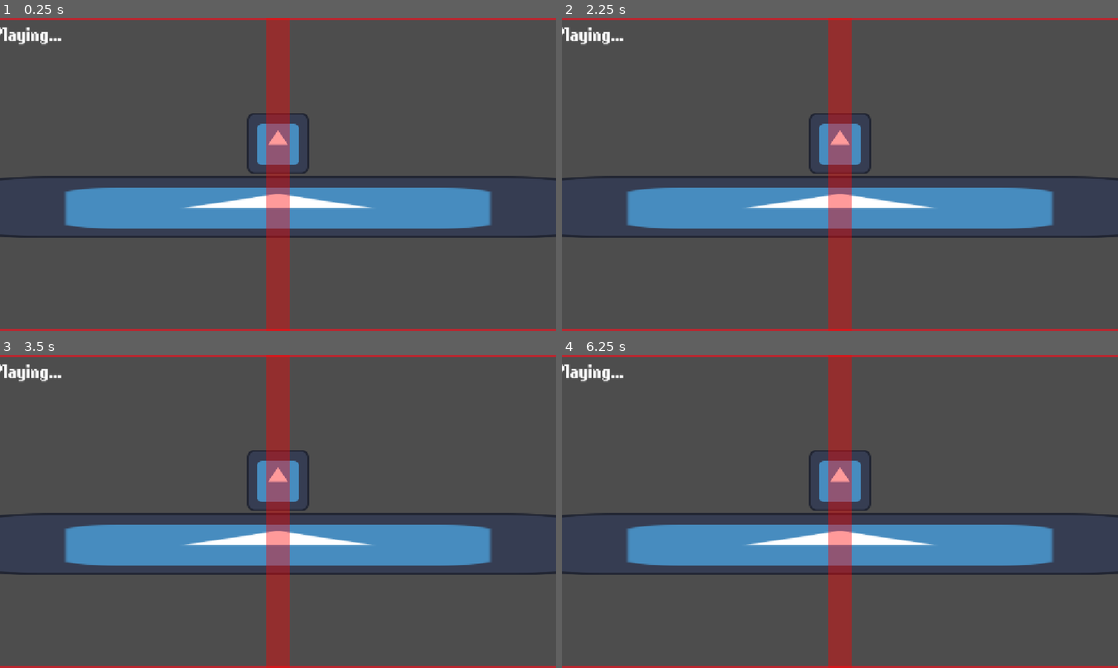
Above: before the commit, frames 1-4 (two rows, left to right).
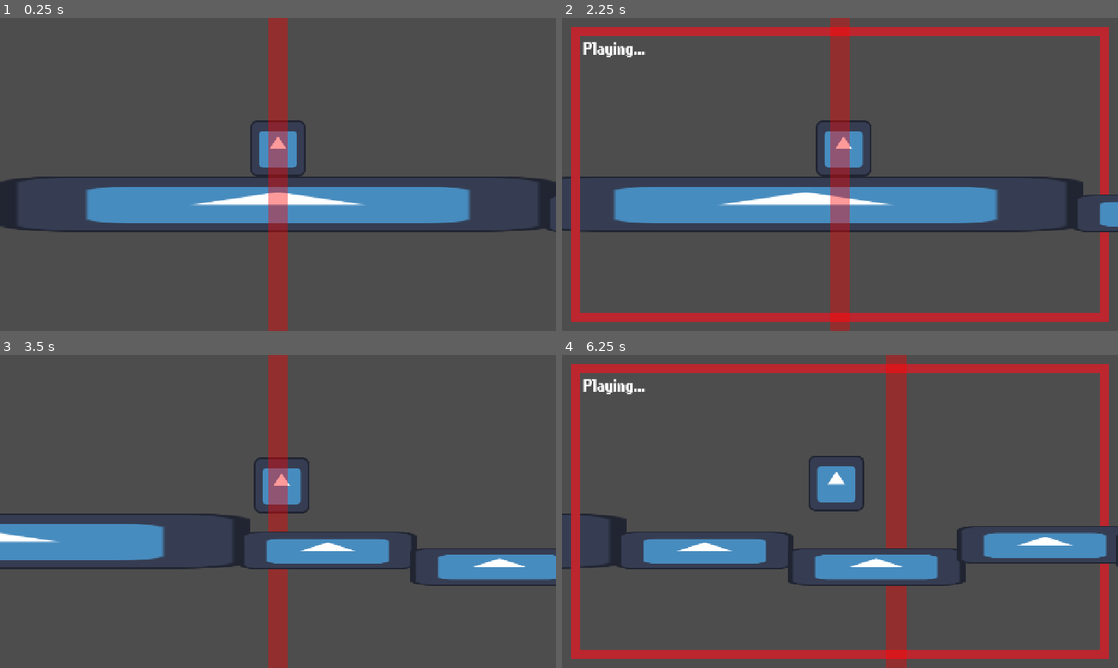
Above: after the commit, the same moments.

Repository: lucassillitoe/Steel_Jam_4_repo
Game: Godot game, scene res://Scenes/world.tscn
Two runs of this game, one before a commit and one after it. Both use one fixed random seed, a clock stepped at 60 frames per second and the inputs below. This scene is started directly instead of the project's main scene. The engine's default icon, where the game draws it, is replaced by a stand-in: a white triangle on a blue panel in a dark square.
Inputs (mouse positions are in pixels of both pictures, inside the frame that each line leads up to):
- Up to frame 1 (0.25 s): no input
- Up to frame 2 (2.25 s): tap Enter (Playback) at 0.5, 2 s; move the mouse to (962, 158) at 0.52 s; hold D (Right) 0.53-2.03 s; click (962, 158) at 0.67 s; tap Space (Jump) at 0.77, 1.25, 1.52 s; move the mouse to (728, 190) at 1.27 s; move the mouse to (895, 105) at 2.02 s; hold A (Left) from 2.03 s (still down)
- Up to frame 3 (3.5 s): move the mouse to (250, 574) at 2.77 s; release A (Left) at 2.78 s; hold D (Right) from 2.78 s (still down); click (250, 574) at 2.92 s; tap Space (Jump) at 3.02 s
- Up to frame 4 (6.25 s): move the mouse to (1006, 558) at 3.52 s; tap Space (Jump) at 3.77, 4.25, 4.52, 6.02 s; move the mouse to (673, 464) at 4.27 s; release D (Right) at 4.28 s; hold A (Left) 4.28-5.03 s; tap Enter (Playback) at 5 s; move the mouse to (867, 511) at 5.02 s; hold D (Right) 5.03-5.78 s; click (867, 511) at 5.17 s; move the mouse to (756, 433) at 5.77 s; hold A (Left) from 5.78 s (still down)

The runs differ from the first frame. In frame 1, 8.4% of the frame differs, in the area x 0-100%, y 0-100%; in frame 2, 17%; in frame 3, 14%; in frame 4, 27%.
Error before the commit: Parse Error: Identifier "GLOBAL_VARIABLES" not declared in the current scope. (res://Scripts/PlayerMovement.gd:58)

Commit message:
Fixed global variables?

Diff:
--- a/steel-jam-4/Scenes/Player.tscn
+++ b/steel-jam-4/Scenes/Player.tscn
@@ -1,8 +1,8 @@
 [gd_scene format=3 uid="uid://8n0qk2i80rta"]
 
 [ext_resource type="Script" path="res://Scripts/PlayerMovement.gd" id="1_kpjcp"]
-[ext_resource type="Script" path="res://Scripts/PlayerInputBasic.gd" id="1_nn08x"]
 [ext_resource type="Texture2D" uid="uid://bstjl6eg77tw5" path="res://Assets/Icons/icon.svg" id="2_kne1u"]
+[ext_resource type="Script" uid="uid://d0dc3jpk27em8" path="res://Scripts/ArrayInputGathering.gd" id="4_5ixxa"]
 
 [sub_resource type="SpriteFrames" id="SpriteFrames_e80uo"]
 animations = [{
@@ -32,5 +32,5 @@
 shape = SubResource("RectangleShape2D_cxr5p")
 
 [node name="Player input" type="Node" parent="." unique_id=965260646 node_paths=PackedStringArray("player")]
-script = ExtResource("1_nn08x")
+script = ExtResource("4_5ixxa")
 player = NodePath("..")
--- a/steel-jam-4/Scenes/ui.tscn
+++ b/steel-jam-4/Scenes/ui.tscn
@@ -1,16 +1,15 @@
 [gd_scene format=3 uid="uid://g10mf0eu444k"]
 
-[ext_resource type="FontFile" uid="uid://xpb1vxdohq0g" path="res://Assets/light_pixel-7.ttf" id="1_m6e0p"]
 [ext_resource type="Script" uid="uid://deo1xdctljyq6" path="res://Scripts/ui.gd" id="1_waa4j"]
 [ext_resource type="Texture2D" uid="uid://d0vwtd0a7qg0f" path="res://Assets/Button Light.png" id="2_27fn8"]
-[ext_resource type="FontFile" uid="uid://cc2vnrbx4l7qs" path="res://Assets/PixelPurl.ttf" id="3_27fn8"]
+[ext_resource type="FontFile" uid="uid://bc48fedfock2y" path="res://Assets/PixelPurl.ttf" id="3_27fn8"]
 [ext_resource type="Texture2D" uid="uid://dych78034ov0q" path="res://Assets/Menu.png" id="4_nltto"]
 [ext_resource type="Texture2D" uid="uid://d0saqfhbbb3m8" path="res://Assets/Button.png" id="5_y4yjw"]
 [ext_resource type="Texture2D" uid="uid://rnjm1n0vk6jd" path="res://Assets/Ball Slider.png" id="6_waa4j"]
 [ext_resource type="Texture2D" uid="uid://xa3sgc4f5snf" path="res://Assets/SliderBody.png" id="7_ok7cu"]
 
 [sub_resource type="LabelSettings" id="LabelSettings_tmtgh"]
-font = ExtResource("1_m6e0p")
+font = ExtResource("3_27fn8")
 font_size = 118
 outline_size = 45
 outline_color = Color(0, 0, 0, 1)
--- a/steel-jam-4/project.godot
+++ b/steel-jam-4/project.godot
@@ -17,12 +17,19 @@
 
 [autoload]
 
+GLOBAL_VARIABLES="*uid://78erqngcpffu"
 SettingsManager="*uid://b2eygsoaorke8"
 
 [display]
 
+window/size/viewport_width=1280
+window/size/viewport_height=720
 window/stretch/mode="canvas_items"
 window/stretch/aspect="expand"
+
+[dotnet]
+
+project/assembly_name="Steel_jam_4"
 
 [input]
 
@@ -39,6 +46,11 @@
 Jump={
 "deadzone": 0.2,
 "events": [Object(InputEventKey,"resource_local_to_scene":false,"resource_name":"","device":-1,"window_id":0,"alt_press …(191 unchanged characters)…
+]
+}
+"Enter playback"={
+"deadzone": 0.2,
+"events": [Object(InputEventKey,"resource_local_to_scene":false,"resource_name":"","device":-1,"window_id":0,"alt_pressed":false,"shift_pressed":false,"ctrl_pressed":false,"meta_pressed":false,"pressed":false,"keycode":0,"physical_keycode":4194309,"key_label":0,"unicode":0,"location":0,"echo":false,"script":null)
 ]
 }
 Playback={
